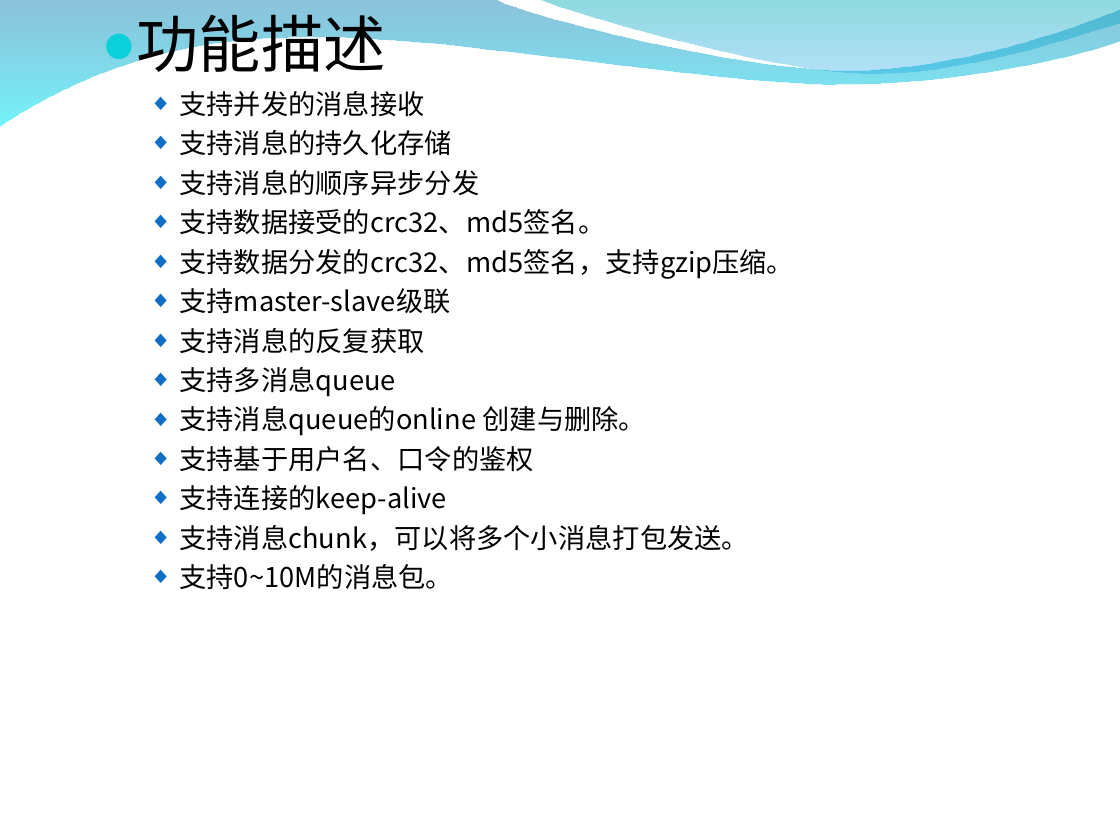
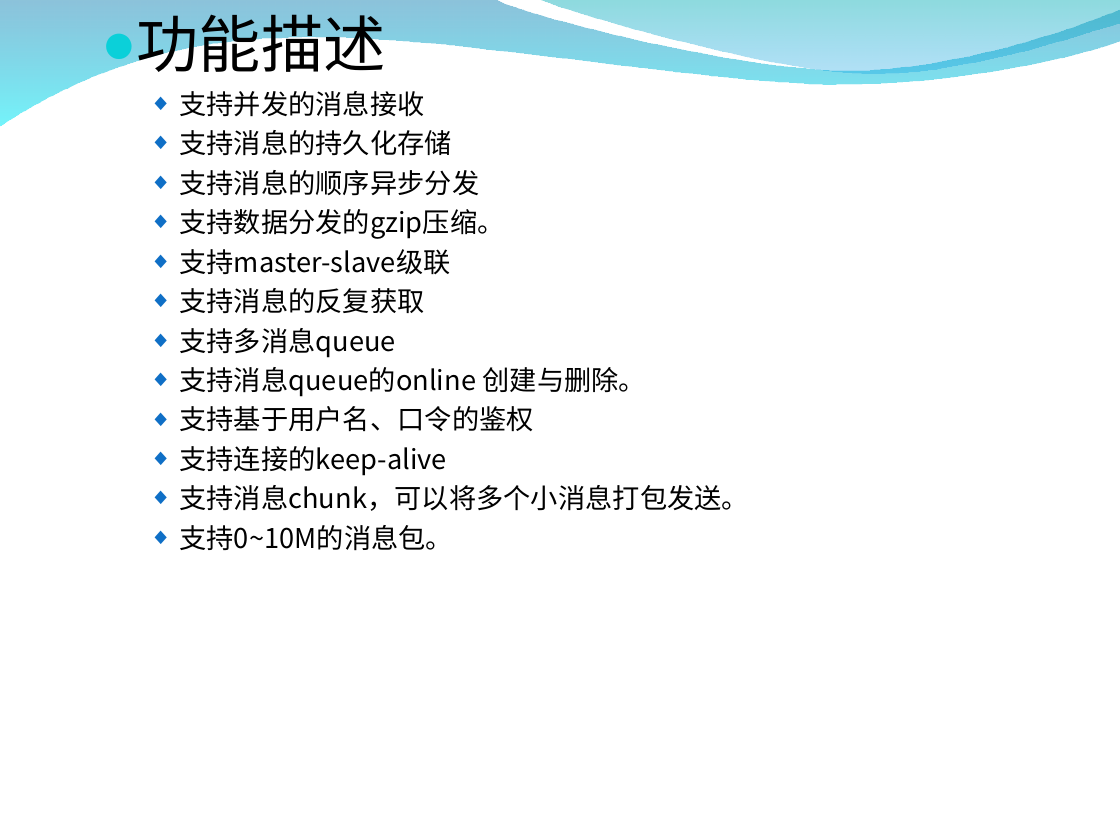
Before and after one commit to zxf1864/cwinux-mq, a slide deck: slide 6 of mq/doc/mq_introduce.ppt. Drawn at 1120x840 pixels with LibreOffice and Linux fonts; fonts in the diff are those of the drawing; background and template pictures are left out. Boxes give left, top, right and bottom in pixels: in the first picture for what was removed or moved away, otherwise in the second. Text is boxed around its words. In the diff, an @@ line names an element or a change of style, - is before the commit and + after.

```diff
--- a/mq/doc/mq_introduce.ppt
+++ b/mq/doc/mq_introduce.ppt
@@ text at (x1=179, y1=209, x2=504, y2=239): text changed @@
-  ◆ 支持数据接受的crc32、md5签名。
-  ◆ 支持数据分发的crc32、md5签名，支持gzip压缩。
+  ◆ 支持数据分发的gzip压缩。
```
Also in this commit, not shown: 6 other slides changed, 22 other files.
